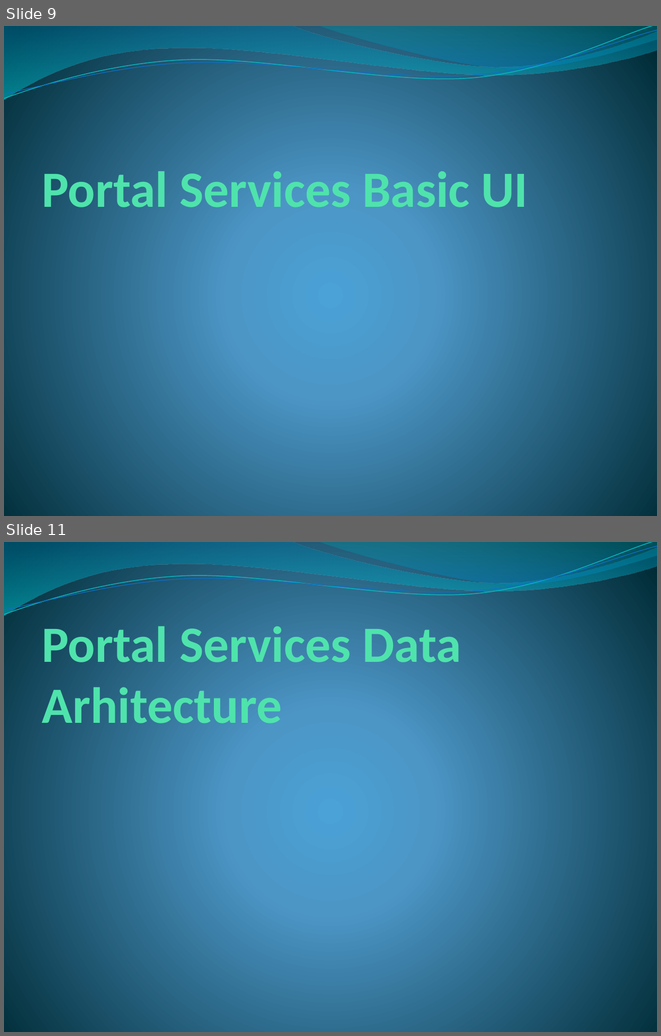
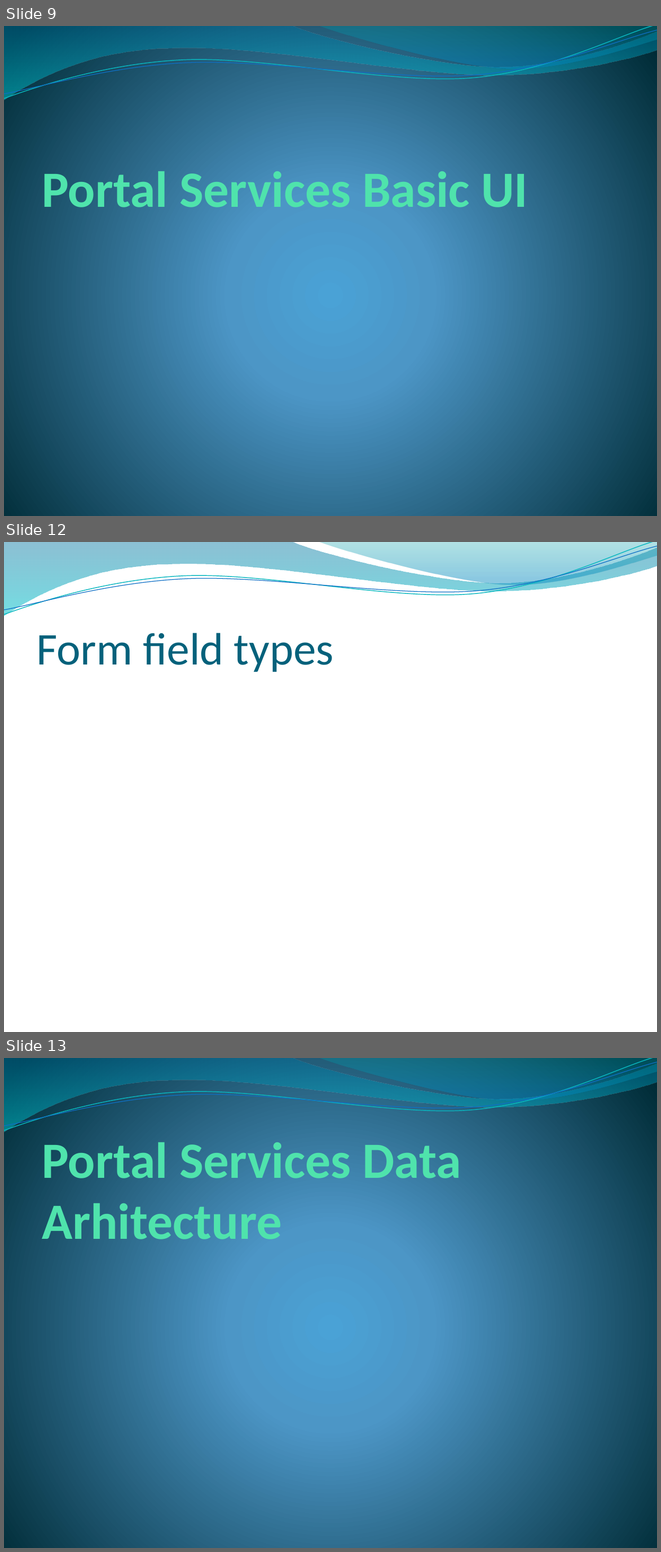
Before and after one commit to Serzol64/investportalAplex, a slide deck: PortalServices.pptx. Shown one above the other, each under a label of ours: slides 9 and 11 before the commit, slides 9, 12 and 13 after it; the slides between them are not shown. The pictures are 661x1036 and 661x1552 pixels, drawn with LibreOffice and Linux fonts; fonts in the diff are those of the drawing; background and template pictures are left out. Boxes give left, top, right and bottom in pixels: in the first picture for what was removed or moved away, otherwise in the second. Text is boxed around its words. In the diff, an @@ line names an element or a change of style, - is before the commit and + after.

```diff
--- a/PortalServices.pptx
+++ b/PortalServices.pptx
@@ slide 12 added at (4,542,657,1032), background picture (left out); not listed: 4 template elements that a slide beside it also shows @@
@@ title added at (37,633,334,672), 50 pt, text #04617B @@
+Form field types
@@ what was slide 11 is now slide 13 @@
```
Also in this commit, not shown: 5 slides changed, 1 other slide added, 4 other files.
